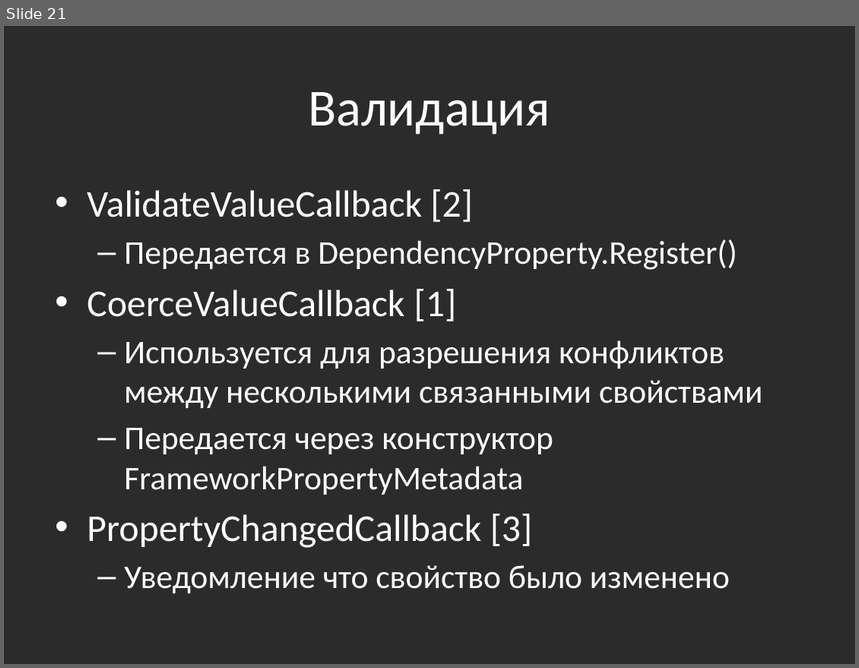
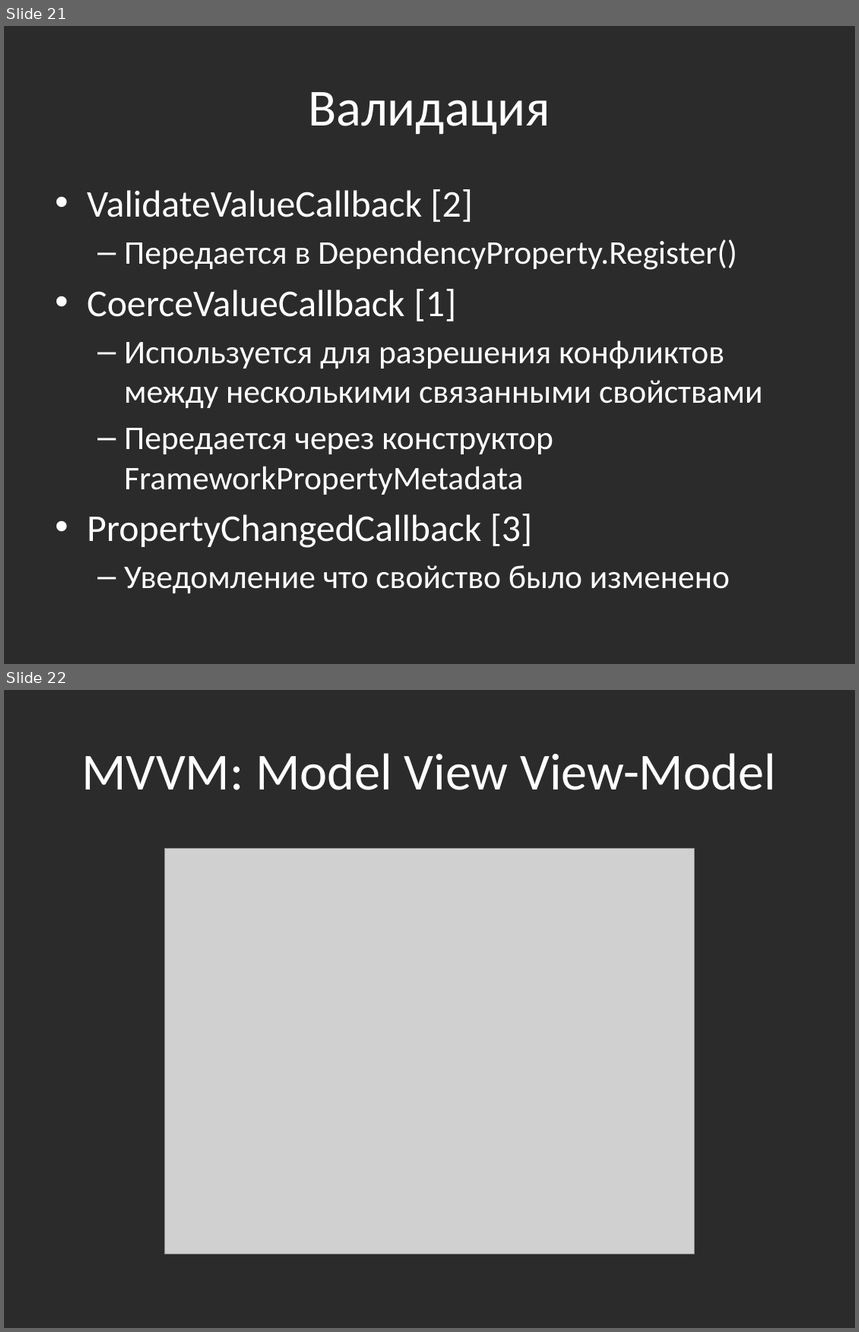
Before and after one commit to bazile/Training, a slide deck: Presentation/lesson-12-wpf.pptx. Shown one above the other, each under a label of ours: slide 21 before the commit, slides 21 and 22 after it. The pictures are 859x668 and 859x1332 pixels, drawn with LibreOffice and Linux fonts; fonts in the diff are those of the drawing; grey boxes stand for pictures; background and template pictures are left out; a plain dark background stands for a picture behind light text. Boxes give left, top, right and bottom in pixels: in the first picture for what was removed or moved away, otherwise in the second. Text is boxed around its words. In the diff, an @@ line names an element or a change of style, - is before the commit and + after.

Commit message:
Added MVVM diagram to WPF presentation

```diff
--- a/Presentation/lesson-12-wpf.pptx
+++ b/Presentation/lesson-12-wpf.pptx
@@ slide 22 added at (4, 690, 855, 1328), background picture (left out) @@
@@ title added at (82, 753, 776, 790), 44 pt, text #FFFFFF @@
+MVVM: Model View View-Model
@@ picture added at (165, 848, 695, 1255) @@
```
